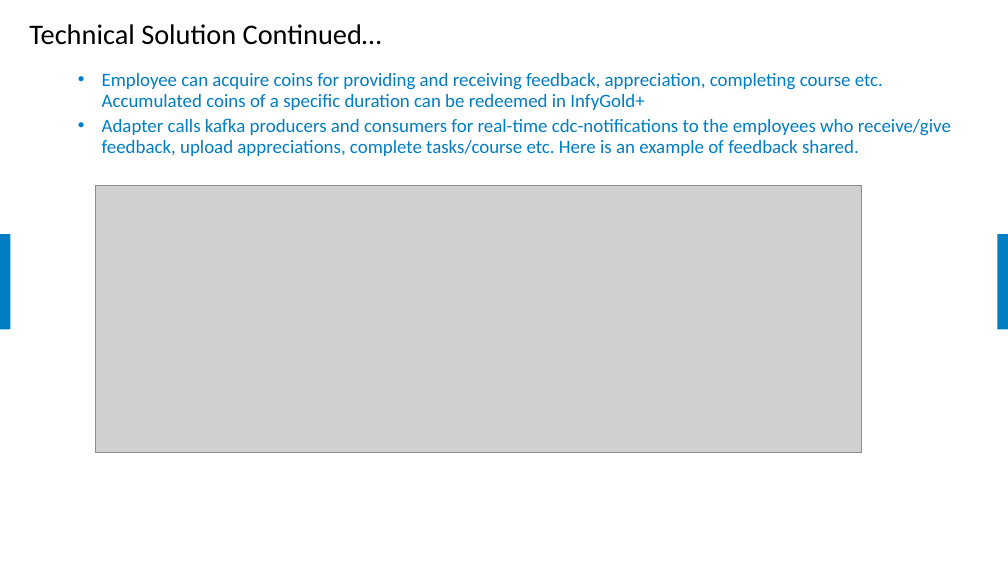
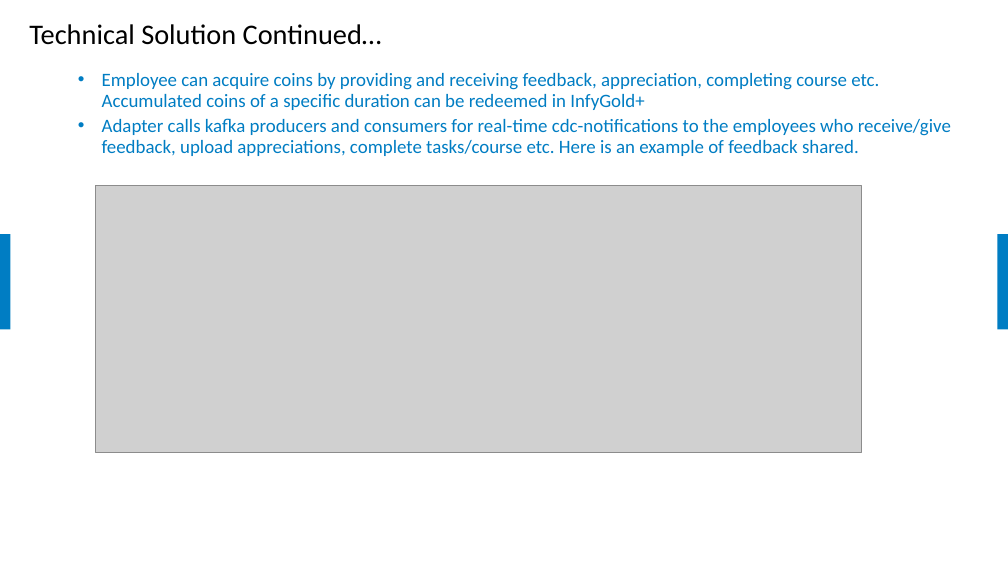
Before and after one commit to samratbasu2019/iSoreDesignArtifacts, a slide deck: slide 13 of iSolve-iCount-Hackathon_Solution.pptx. Drawn at 1008x567 pixels with LibreOffice and Linux fonts; fonts in the diff are those of the drawing; grey boxes stand for pictures; background and template pictures are left out. Boxes give left, top, right and bottom in pixels: in the first picture for what was removed or moved away, otherwise in the second. Text is boxed around its words. In the diff, an @@ line names an element or a change of style, - is before the commit and + after.

Commit message:
Update for change

```diff
--- a/iSolve-iCount-Hackathon_Solution.pptx
+++ b/iSolve-iCount-Hackathon_Solution.pptx
@@ text at <box>102,73,879,110</box>: text changed @@
-  • Employee can acquire coins for providing and receiving feedback, appreciation, completing course etc. Accumulated coins of a specific duration can be redeemed in InfyGold+
+  • Employee can acquire coins by providing and receiving feedback, appreciation, completing course etc. Accumulated coins of a specific duration can be redeemed in InfyGold+
```
